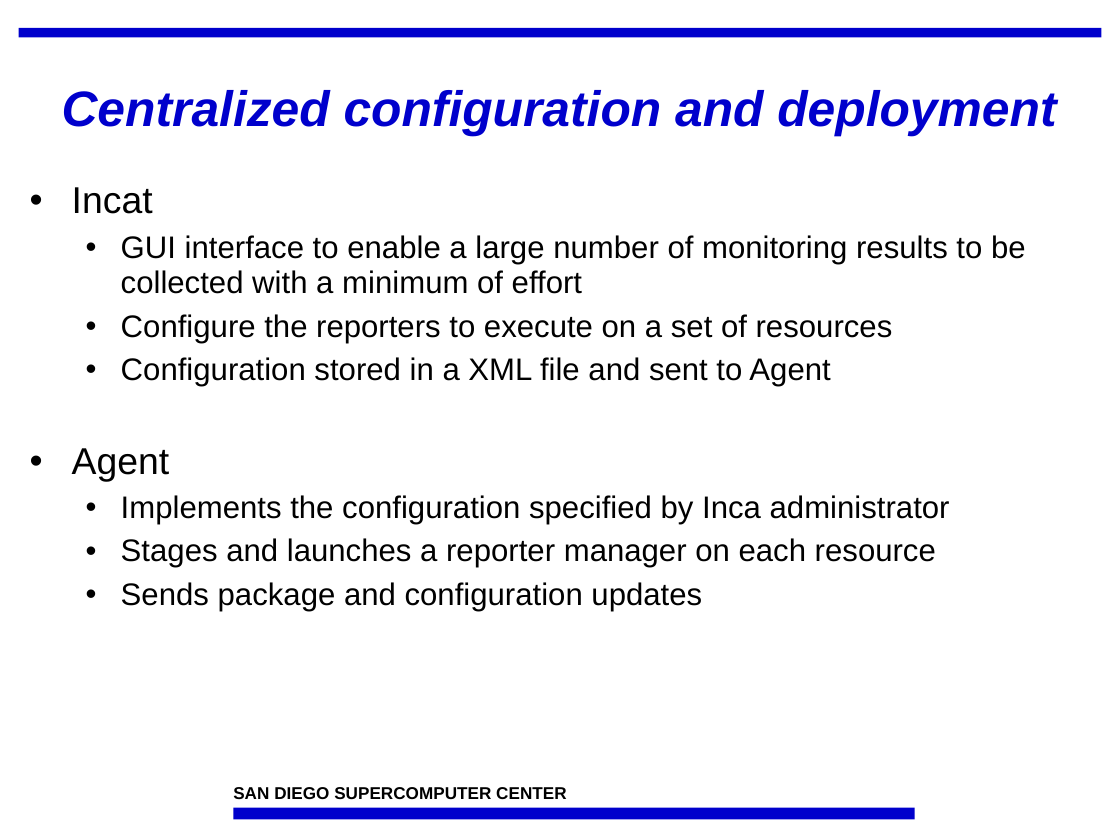
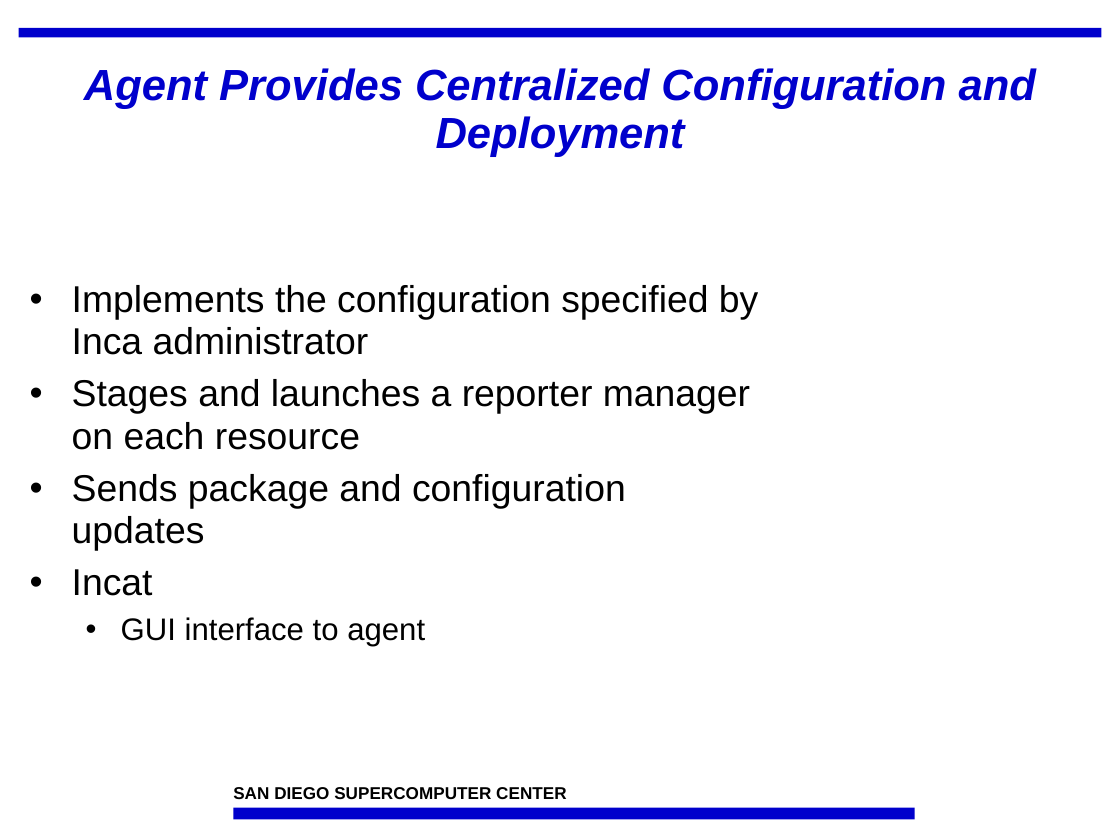
Before and after one commit to IncaProject/inca-xsede, a slide deck: slide 8 of talks/sc07/inca-sc07.ppt. Drawn at 1120x840 pixels with LibreOffice and Linux fonts; fonts in the diff are those of the drawing; background and template pictures are left out. Boxes give left, top, right and bottom in pixels: in the first picture for what was removed or moved away, otherwise in the second. Text is boxed around its words. In the diff, an @@ line names an element or a change of style, - is before the commit and + after.

```diff
--- a/talks/sc07/inca-sc07.ppt
+++ b/talks/sc07/inca-sc07.ppt
@@ title at (84, 68, 1036, 157): text changed; size 32 to 28 pt @@
-Centralized configuration and deployment
+Agent Provides Centralized Configuration and Deployment
@@ text at (72, 187, 1026, 481): paragraphs removed @@
-• Incat
-  • GUI interface to enable a large number of monitoring results to be collected with a minimum of effort
-  • Configure the reporters to execute on a set of resources
-  • Configuration stored in a XML file and sent to Agent
-• Agent
@@ text at (72, 285, 758, 551): size 20 to 24 pt in "Implements the configuration specified by Inca administrator", "Stages and launches a reporter manager on ...", "Sends package and configuration updates"; list level 2 to 1 in "Implements the configuration specified by ..."; list level 2 to 1 in "Stages and launches a reporter ..."; list level 2 to 1 in "Sends package and configuration updates" @@
@@ text at (72, 569, 425, 646): paragraphs added @@
+• Incat
+  • GUI interface to agent
```
Also in this commit, not shown: 11 other slides changed, 1 slide added, 1 slide removed.
